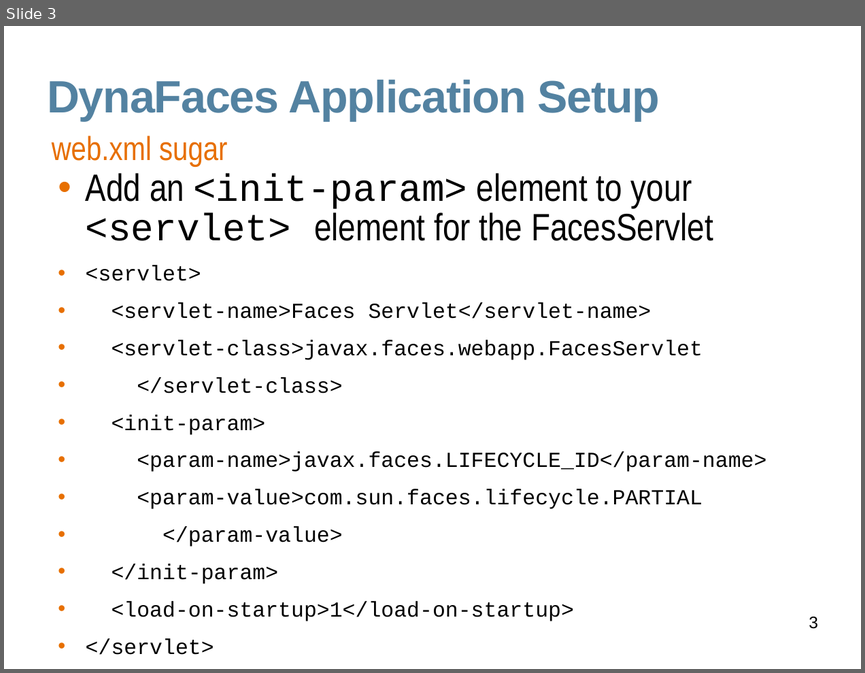
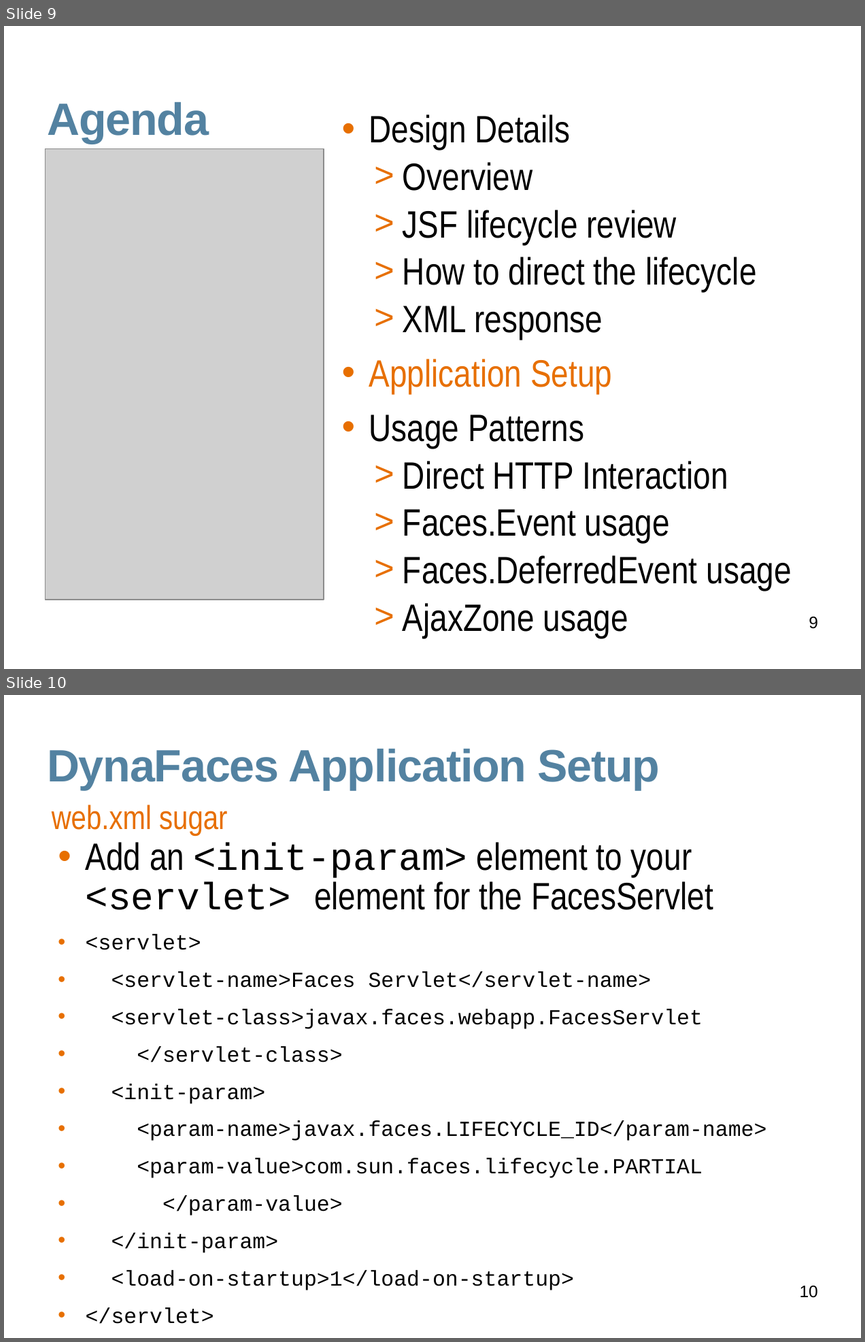
Before and after one commit to javaee/javaserverfaces-extensions, a slide deck: www/slides/dynafaces-advanced.odp. Shown one above the other, each under a label of ours: slide 3 before the commit, slides 9 and 10 after it. The pictures are 865x673 and 865x1342 pixels, drawn with LibreOffice and Linux fonts; fonts in the diff are those of the drawing; grey boxes stand for pictures; background and template pictures are left out. Boxes give left, top, right and bottom in pixels: in the first picture for what was removed or moved away, otherwise in the second. Text is boxed around its words. In the diff, an @@ line names an element or a change of style, - is before the commit and + after.

```diff
--- a/www/slides/dynafaces-advanced.odp
+++ b/www/slides/dynafaces-advanced.odp
@@ slide 9 added at (x1=4, y1=26, x2=861, y2=669), background #FFFFFF @@
@@ title added at (x1=47, y1=102, x2=209, y2=143), 38 pt, text #5382A1, bold @@
+Agenda
@@ text added at (x1=369, y1=114, x2=791, y2=637), 32 pt, text #000000 @@
+• Design Details
+  > Overview
+  > JSF lifecycle review
+  > How to direct the lifecycle
+  > XML response
+• Application Setup
+• Usage Patterns
+  > Direct HTTP Interaction
+  > Faces.Event usage
+  > Faces.DeferredEvent usage
+  > AjaxZone usage
@@ picture added at (x1=45, y1=148, x2=324, y2=599) @@
@@ page number added at (x1=808, y1=616, x2=818, y2=628), 14 pt, text #000000 @@
+9
@@ what was slide 3 is now slide 10 @@
@@ page number at (x1=800, y1=1285, x2=818, y2=1297): text changed @@
-3
+10
```
Also in this commit, not shown: 18 slides changed, 6 other slides added.
